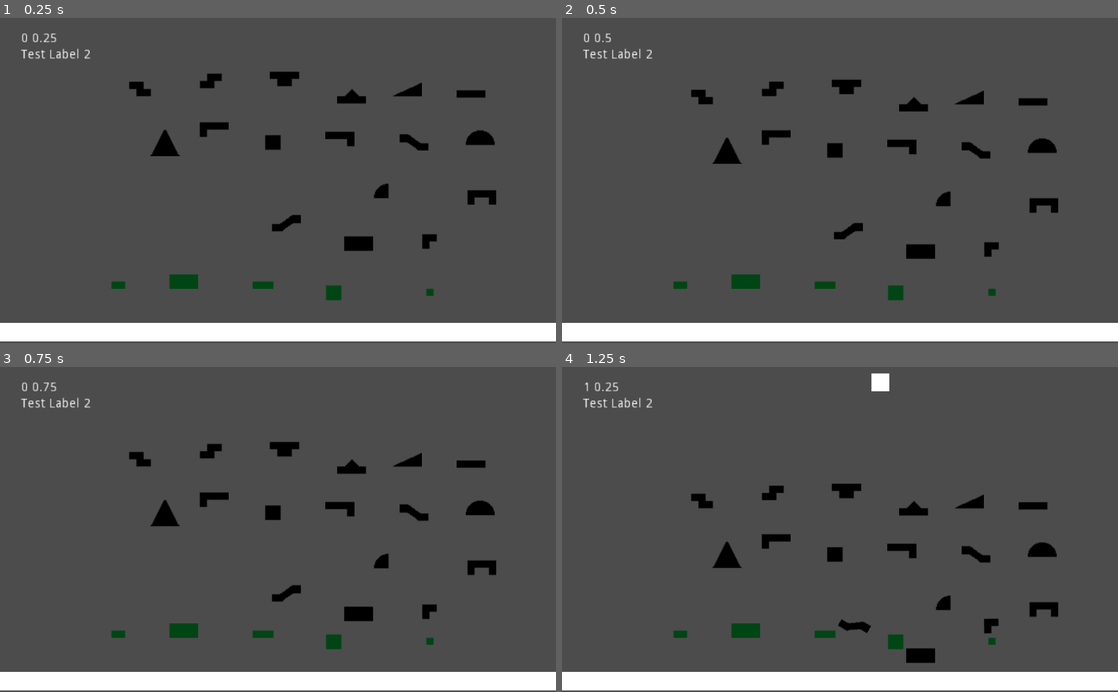
Above: before the commit, frames 1-4 (two rows, left to right).
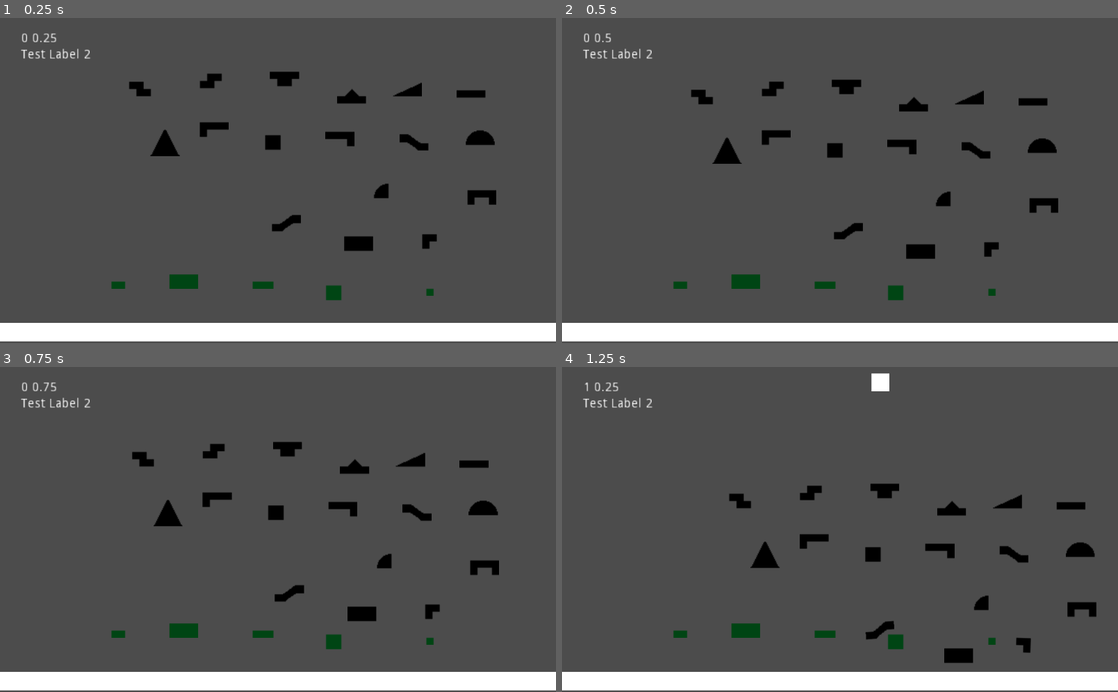
Above: after the commit, the same moments.

Repository: ajahar/FGJ_2020
Game: Godot game, scene res://Scenes/Antti.tscn
The game is run twice, just before and just after one commit, with the same random seed, the same clock (stepped at 60 frames per second) and the same inputs. This scene is started directly instead of the project's main scene.
Inputs:
- Up to frame 1 (0.25 s): no input
- Up to frame 2 (0.5 s): no input
- Up to frame 3 (0.75 s): hold Right (ui_right) from 0.53 s (still down)
- Up to frame 4 (1.25 s): keep holding Right (ui_right)

Frames 1-2 are identical in both runs. In frame 3, 1.0% of the frame differs, in the area x 23-90%, y 23-79%; in frame 4, 5.0%, in the area x 23-97%, y 35-92%.

Commit message:
Fix proper physics properties to block scenes. Attach 'on_body_entered' signal in code instead of in editor.

Diff:
--- a/Blocks/Block_2_2.tscn
+++ b/Blocks/Block_2_2.tscn
@@ -1,8 +1,15 @@
-[gd_scene load_steps=2 format=2]
+[gd_scene load_steps=3 format=2]
 
 [ext_resource path="res://Assets/blocks/block_2_2.png" type="Texture" id=1]
+[ext_resource path="res://Blocks/ControllableBlock.gd" type="Script" id=2]
 
 [node name="Block_2_2" type="RigidBody2D"]
+contacts_reported = 1
+contact_monitor = true
+script = ExtResource( 2 )
+__meta__ = {
+"_edit_group_": true
+}
 
 [node name="Sprite" type="Sprite" parent="."]
 texture = ExtResource( 1 )
--- a/Blocks/Block_2_4.tscn
+++ b/Blocks/Block_2_4.tscn
@@ -1,8 +1,15 @@
-[gd_scene load_steps=2 format=2]
+[gd_scene load_steps=3 format=2]
 
 [ext_resource path="res://Assets/blocks/block_2_4.png" type="Texture" id=1]
+[ext_resource path="res://Blocks/ControllableBlock.gd" type="Script" id=2]
 
 [node name="Block_2_4" type="RigidBody2D"]
+contacts_reported = 1
+contact_monitor = true
+script = ExtResource( 2 )
+__meta__ = {
+"_edit_group_": true
+}
 
 [node name="Sprite" type="Sprite" parent="."]
 texture = ExtResource( 1 )
--- a/Blocks/Block_Angle.tscn
+++ b/Blocks/Block_Angle.tscn
@@ -1,8 +1,15 @@
-[gd_scene load_steps=2 format=2]
+[gd_scene load_steps=3 format=2]
 
 [ext_resource path="res://Assets/blocks/block_angle.png" type="Texture" id=1]
+[ext_resource path="res://Blocks/ControllableBlock.gd" type="Script" id=2]
 
 [node name="Block_Angle" type="RigidBody2D"]
+contacts_reported = 1
+contact_monitor = true
+script = ExtResource( 2 )
+__meta__ = {
+"_edit_group_": true
+}
 
 [node name="Sprite" type="Sprite" parent="."]
 texture = ExtResource( 1 )
--- a/Blocks/Block_C.tscn
+++ b/Blocks/Block_C.tscn
@@ -1,8 +1,15 @@
-[gd_scene load_steps=2 format=2]
+[gd_scene load_steps=3 format=2]
 
 [ext_resource path="res://Assets/blocks/block_c.png" type="Texture" id=1]
+[ext_resource path="res://Blocks/ControllableBlock.gd" type="Script" id=2]
 
 [node name="Block_C" type="RigidBody2D"]
+contacts_reported = 1
+contact_monitor = true
+script = ExtResource( 2 )
+__meta__ = {
+"_edit_group_": true
+}
 
 [node name="Sprite" type="Sprite" parent="."]
 texture = ExtResource( 1 )
--- a/Blocks/Block_Half_Moon.tscn
+++ b/Blocks/Block_Half_Moon.tscn
@@ -1,8 +1,15 @@
-[gd_scene load_steps=2 format=2]
+[gd_scene load_steps=3 format=2]
 
 [ext_resource path="res://Assets/blocks/block_half_moon.png" type="Texture" id=1]
+[ext_resource path="res://Blocks/ControllableBlock.gd" type="Script" id=2]
 
 [node name="Block_Half_Moon" type="RigidBody2D"]
+contacts_reported = 1
+contact_monitor = true
+script = ExtResource( 2 )
+__meta__ = {
+"_edit_group_": true
+}
 
 [node name="Sprite" type="Sprite" parent="."]
 texture = ExtResource( 1 )
--- a/Blocks/Block_I_1_4.tscn
+++ b/Blocks/Block_I_1_4.tscn
@@ -1,8 +1,15 @@
-[gd_scene load_steps=2 format=2]
+[gd_scene load_steps=3 format=2]
 
 [ext_resource path="res://Assets/blocks/block_i_1_4.png" type="Texture" id=1]
+[ext_resource path="res://Blocks/ControllableBlock.gd" type="Script" id=2]
 
 [node name="Block_I_1_4" type="RigidBody2D"]
+contacts_reported = 1
+contact_monitor = true
+script = ExtResource( 2 )
+__meta__ = {
+"_edit_group_": true
+}
 
 [node name="Sprite" type="Sprite" parent="."]
 texture = ExtResource( 1 )
--- a/Blocks/Block_L_Left.tscn
+++ b/Blocks/Block_L_Left.tscn
@@ -1,8 +1,15 @@
-[gd_scene load_steps=2 format=2]
+[gd_scene load_steps=3 format=2]
 
 [ext_resource path="res://Assets/blocks/block_L_left.png" type="Texture" id=1]
+[ext_resource path="res://Blocks/ControllableBlock.gd" type="Script" id=2]
 
 [node name="Block_L_Left" type="RigidBody2D"]
+contacts_reported = 1
+contact_monitor = true
+script = ExtResource( 2 )
+__meta__ = {
+"_edit_group_": true
+}
 
 [node name="Sprite" type="Sprite" parent="."]
 texture = ExtResource( 1 )
--- a/Blocks/Block_L_Right.tscn
+++ b/Blocks/Block_L_Right.tscn
@@ -1,8 +1,15 @@
-[gd_scene load_steps=2 format=2]
+[gd_scene load_steps=3 format=2]
 
 [ext_resource path="res://Assets/blocks/block_L_right.png" type="Texture" id=1]
+[ext_resource path="res://Blocks/ControllableBlock.gd" type="Script" id=2]
 
 [node name="Block_L_Right" type="RigidBody2D"]
+contacts_reported = 1
+contact_monitor = true
+script = ExtResource( 2 )
+__meta__ = {
+"_edit_group_": true
+}
 
 [node name="Sprite" type="Sprite" parent="."]
 texture = ExtResource( 1 )
--- a/Blocks/Block_S.tscn
+++ b/Blocks/Block_S.tscn
@@ -1,8 +1,12 @@
-[gd_scene load_steps=2 format=2]
+[gd_scene load_steps=3 format=2]
 
 [ext_resource path="res://Assets/blocks/block_s.png" type="Texture" id=1]
+[ext_resource path="res://Blocks/ControllableBlock.gd" type="Script" id=2]
 
 [node name="Block_S" type="RigidBody2D"]
+contacts_reported = 1
+contact_monitor = true
+script = ExtResource( 2 )
 
 [node name="Sprite" type="Sprite" parent="."]
 texture = ExtResource( 1 )
--- a/Blocks/Block_S_Mirror.tscn
+++ b/Blocks/Block_S_Mirror.tscn
@@ -1,8 +1,15 @@
-[gd_scene load_steps=2 format=2]
+[gd_scene load_steps=3 format=2]
 
 [ext_resource path="res://Assets/blocks/block_s_mirror.png" type="Texture" id=1]
+[ext_resource path="res://Blocks/ControllableBlock.gd" type="Script" id=2]
 
 [node name="Block_S_Mirror" type="RigidBody2D"]
+contacts_reported = 1
+contact_monitor = true
+script = ExtResource( 2 )
+__meta__ = {
+"_edit_group_": true
+}
 
 [node name="Sprite" type="Sprite" parent="."]
 texture = ExtResource( 1 )
--- a/Blocks/Block_Slice.tscn
+++ b/Blocks/Block_Slice.tscn
@@ -1,8 +1,15 @@
-[gd_scene load_steps=2 format=2]
+[gd_scene load_steps=3 format=2]
 
 [ext_resource path="res://Assets/blocks/block_slice.png" type="Texture" id=1]
+[ext_resource path="res://Blocks/ControllableBlock.gd" type="Script" id=2]
 
 [node name="Block_Slice" type="RigidBody2D"]
+contacts_reported = 1
+contact_monitor = true
+script = ExtResource( 2 )
+__meta__ = {
+"_edit_group_": true
+}
 
 [node name="Sprite" type="Sprite" parent="."]
 texture = ExtResource( 1 )
--- a/Blocks/Block_Spike.tscn
+++ b/Blocks/Block_Spike.tscn
@@ -1,8 +1,15 @@
-[gd_scene load_steps=2 format=2]
+[gd_scene load_steps=3 format=2]
 
 [ext_resource path="res://Assets/blocks/block_spike.png" type="Texture" id=1]
+[ext_resource path="res://Blocks/ControllableBlock.gd" type="Script" id=2]
 
 [node name="Block_Spike" type="RigidBody2D"]
+contacts_reported = 1
+contact_monitor = true
+script = ExtResource( 2 )
+__meta__ = {
+"_edit_group_": true
+}
 
 [node name="Sprite" type="Sprite" parent="."]
 texture = ExtResource( 1 )
--- a/Blocks/Block_T_1_2_4.tscn
+++ b/Blocks/Block_T_1_2_4.tscn
@@ -1,8 +1,15 @@
-[gd_scene load_steps=2 format=2]
+[gd_scene load_steps=3 format=2]
 
 [ext_resource path="res://Assets/blocks/block_t_1_2_4.png" type="Texture" id=1]
+[ext_resource path="res://Blocks/ControllableBlock.gd" type="Script" id=2]
 
 [node name="Block_T_1_2_4" type="RigidBody2D"]
+contacts_reported = 1
+contact_monitor = true
+script = ExtResource( 2 )
+__meta__ = {
+"_edit_group_": true
+}
 
 [node name="Sprite" type="Sprite" parent="."]
 texture = ExtResource( 1 )
--- a/Blocks/Block_Triangle.tscn
+++ b/Blocks/Block_Triangle.tscn
@@ -1,8 +1,15 @@
-[gd_scene load_steps=2 format=2]
+[gd_scene load_steps=3 format=2]
 
 [ext_resource path="res://Assets/blocks/block_triangle.png" type="Texture" id=1]
+[ext_resource path="res://Blocks/ControllableBlock.gd" type="Script" id=2]
 
 [node name="Block_Triangle" type="RigidBody2D"]
+contacts_reported = 1
+contact_monitor = true
+script = ExtResource( 2 )
+__meta__ = {
+"_edit_group_": true
+}
 
 [node name="Sprite" type="Sprite" parent="."]
 texture = ExtResource( 1 )
--- a/Blocks/Block_Triangle_2_4.tscn
+++ b/Blocks/Block_Triangle_2_4.tscn
@@ -1,8 +1,15 @@
-[gd_scene load_steps=2 format=2]
+[gd_scene load_steps=3 format=2]
 
 [ext_resource path="res://Assets/blocks/block_triangle_2_4.png" type="Texture" id=1]
+[ext_resource path="res://Blocks/ControllableBlock.gd" type="Script" id=2]
 
 [node name="Block_Triangle_2_4" type="RigidBody2D"]
+contacts_reported = 1
+contact_monitor = true
+script = ExtResource( 2 )
+__meta__ = {
+"_edit_group_": true
+}
 
 [node name="Sprite" type="Sprite" parent="."]
 texture = ExtResource( 1 )
--- a/Blocks/Block_Z.tscn
+++ b/Blocks/Block_Z.tscn
@@ -1,8 +1,15 @@
-[gd_scene load_steps=2 format=2]
+[gd_scene load_steps=3 format=2]
 
 [ext_resource path="res://Assets/blocks/block_z.png" type="Texture" id=1]
+[ext_resource path="res://Blocks/ControllableBlock.gd" type="Script" id=2]
 
 [node name="Block_Z" type="RigidBody2D"]
+contacts_reported = 1
+contact_monitor = true
+script = ExtResource( 2 )
+__meta__ = {
+"_edit_group_": true
+}
 
 [node name="Sprite" type="Sprite" parent="."]
 texture = ExtResource( 1 )
--- a/Blocks/Block_Z_Mirror.tscn
+++ b/Blocks/Block_Z_Mirror.tscn
@@ -1,8 +1,15 @@
-[gd_scene load_steps=2 format=2]
+[gd_scene load_steps=3 format=2]
 
 [ext_resource path="res://Assets/blocks/block_z_mirror.png" type="Texture" id=1]
+[ext_resource path="res://Blocks/ControllableBlock.gd" type="Script" id=2]
 
 [node name="Block_Z_Mirror" type="RigidBody2D"]
+contacts_reported = 1
+contact_monitor = true
+script = ExtResource( 2 )
+__meta__ = {
+"_edit_group_": true
+}
 
 [node name="Sprite" type="Sprite" parent="."]
 texture = ExtResource( 1 )
--- a/Blocks/ControllableBlock.gd
+++ b/Blocks/ControllableBlock.gd
@@ -6,6 +6,7 @@
 
 func _ready():
 	screen_size = get_viewport_rect().size
+	connect("body_entered", self, "on_body_entered")
 
 func _integrate_forces(state):
 	if !controllable:
--- a/Blocks/ControllableBlock.tscn
+++ b/Blocks/ControllableBlock.tscn
@@ -24,4 +24,3 @@
 
 [node name="MeshInstance2D" type="MeshInstance2D" parent="."]
 mesh = SubResource( 4 )
-[connection signal="body_entered" from="." to="." method="on_body_entered"]
